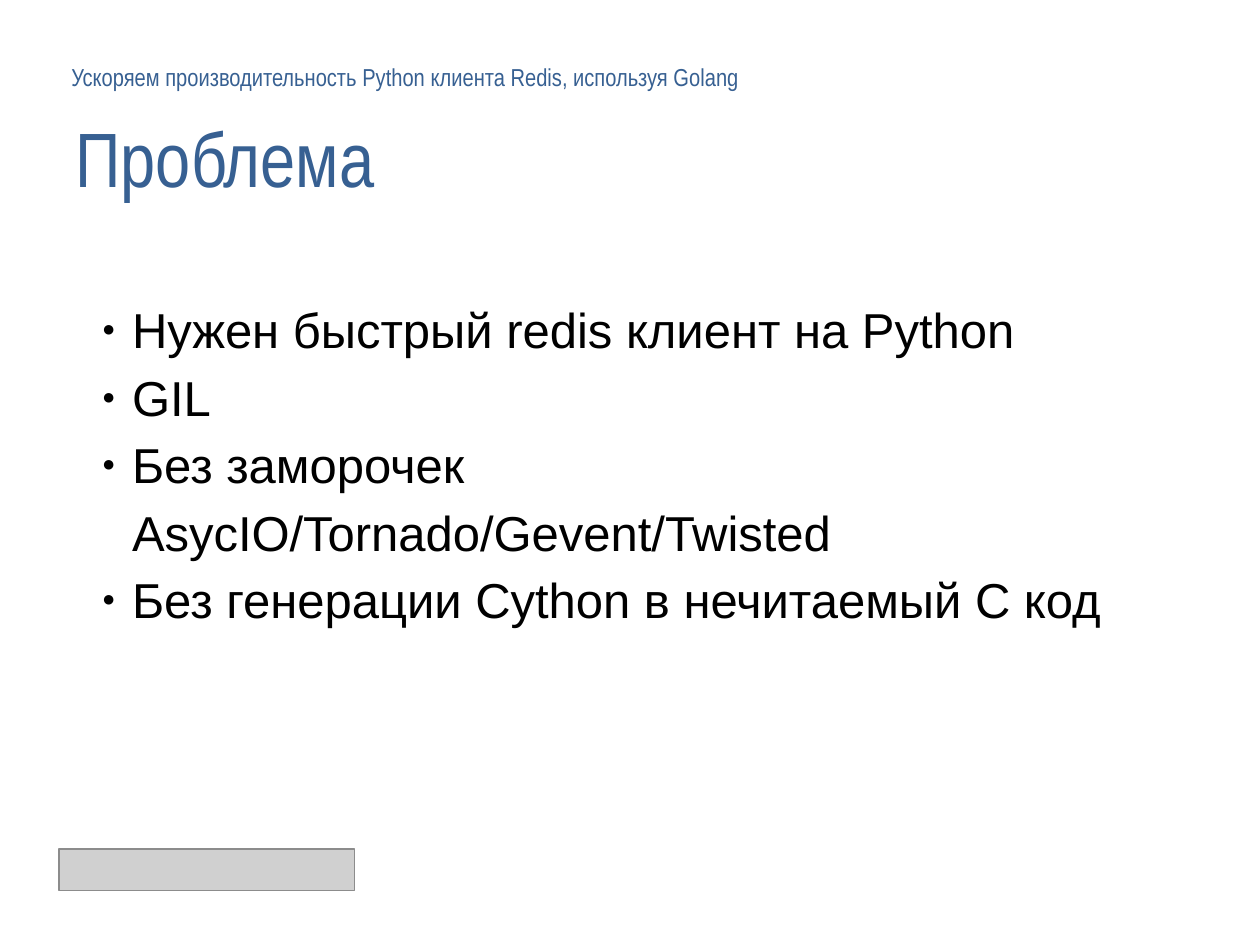
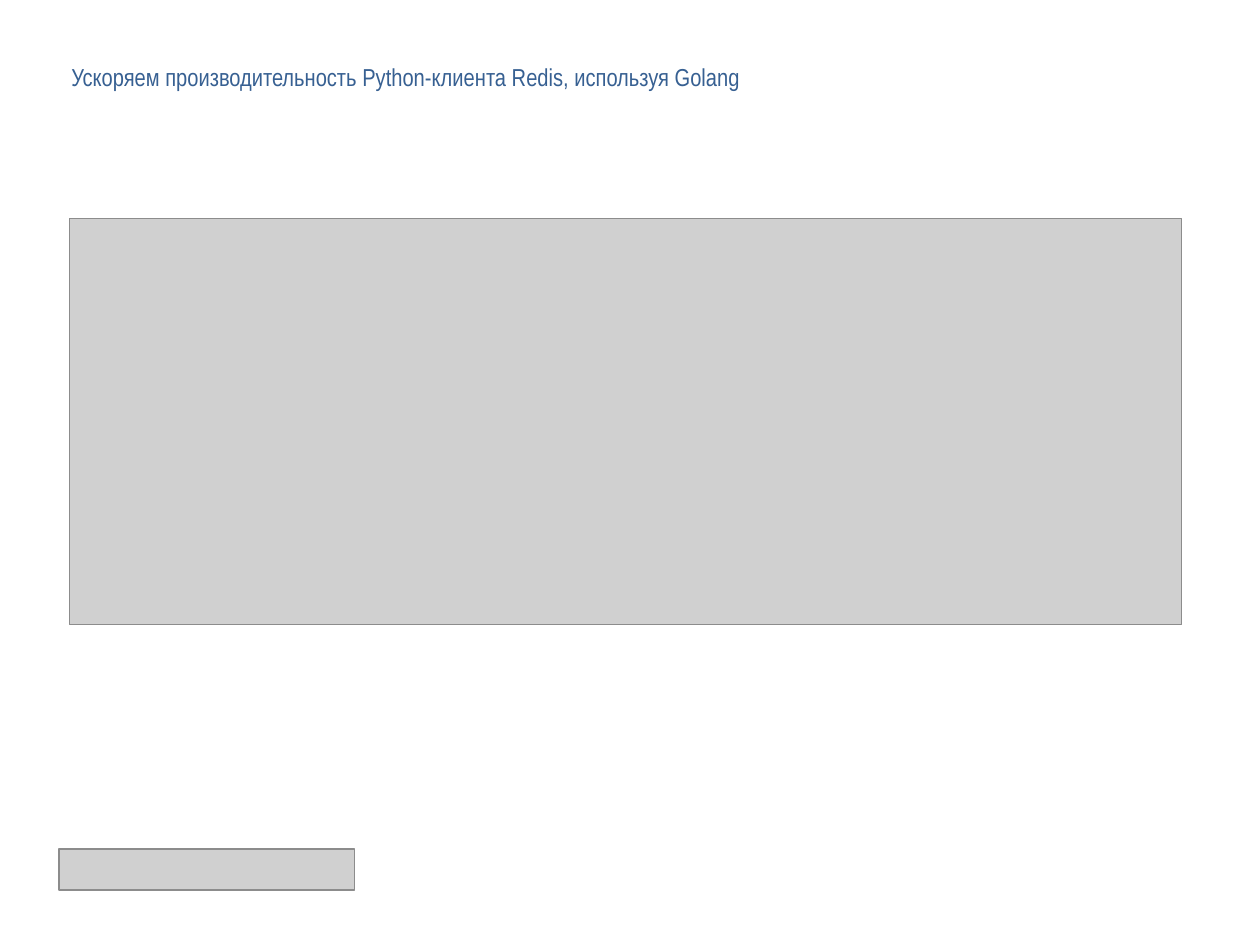
Before and after one commit to deslum/gopipe, a slide deck: slide 8 of presentation.odp (slide 3 before the commit). Drawn at 1260x945 pixels with LibreOffice and Linux fonts; fonts in the diff are those of the drawing; grey boxes stand for pictures; background and template pictures are left out. Boxes give left, top, right and bottom in pixels: in the first picture for what was removed or moved away, otherwise in the second. Text is boxed around its words. In the diff, an @@ line names an element or a change of style, - is before the commit and + after.

```diff
--- a/presentation.odp
+++ b/presentation.odp
@@ free "Ускоряем производительность Python-клиента Redis, используя ...": place and size @@
-free "Ускоряем производительность Python-клиента Redis, используя ..." at [71,68,738,91]
+free "Ускоряем производительность Python-клиента Redis, используя ..." at [59,59,1193,98]
@@ text in free at [71,68,740,91]: text changed @@
-Ускоряем производительность Python клиента Redis, используя Golang
+Ускоряем производительность Python-клиента Redis, используя Golang
@@ text removed at [75,130,374,202] @@
-Проблема
@@ picture added at [69,218,1182,625] @@
@@ text removed at [132,311,1101,629] @@
-● Нужен быстрый redis клиент на Python
-● GIL
-● Без заморочек AsycIO/Tornado/Gevent/Twisted
-● Без генерации Cython в нечитаемый С код
```
Also in this commit, not shown: 19 other slides changed, 3 slides added, 1 slide removed, 4 other files.
